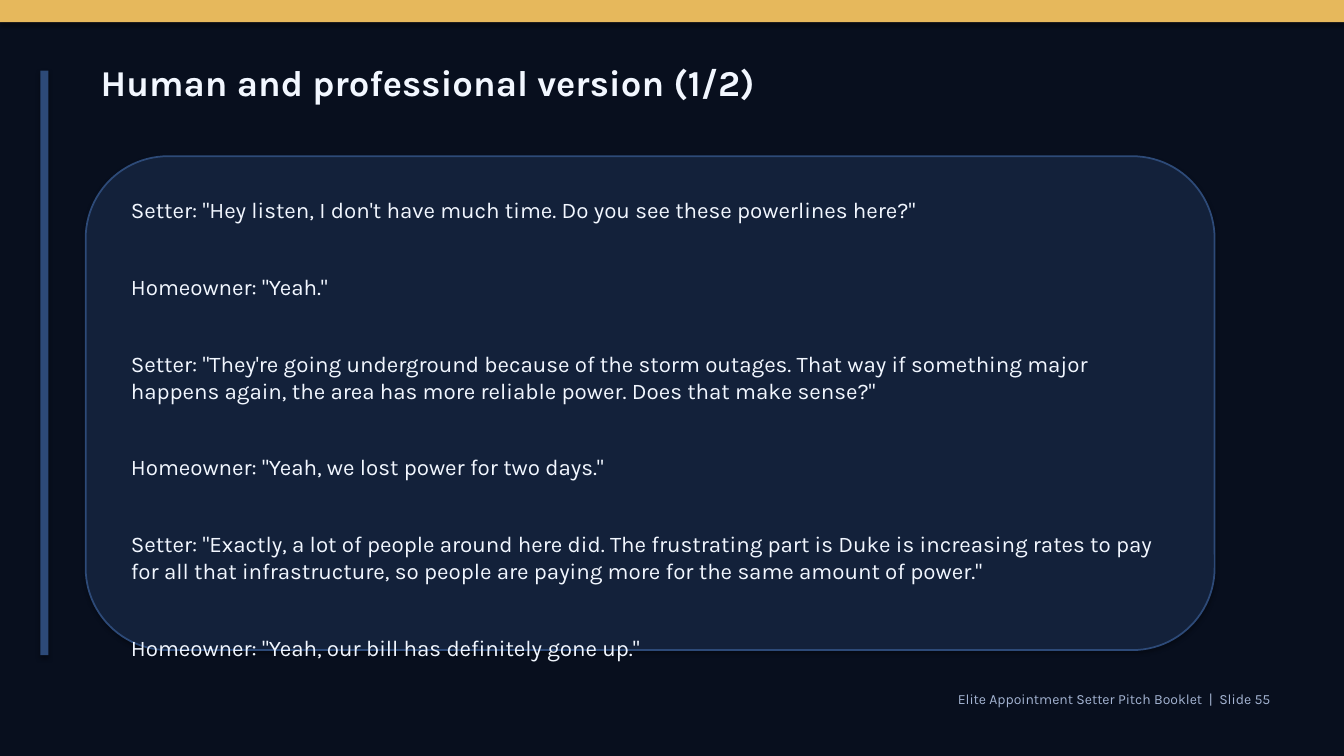
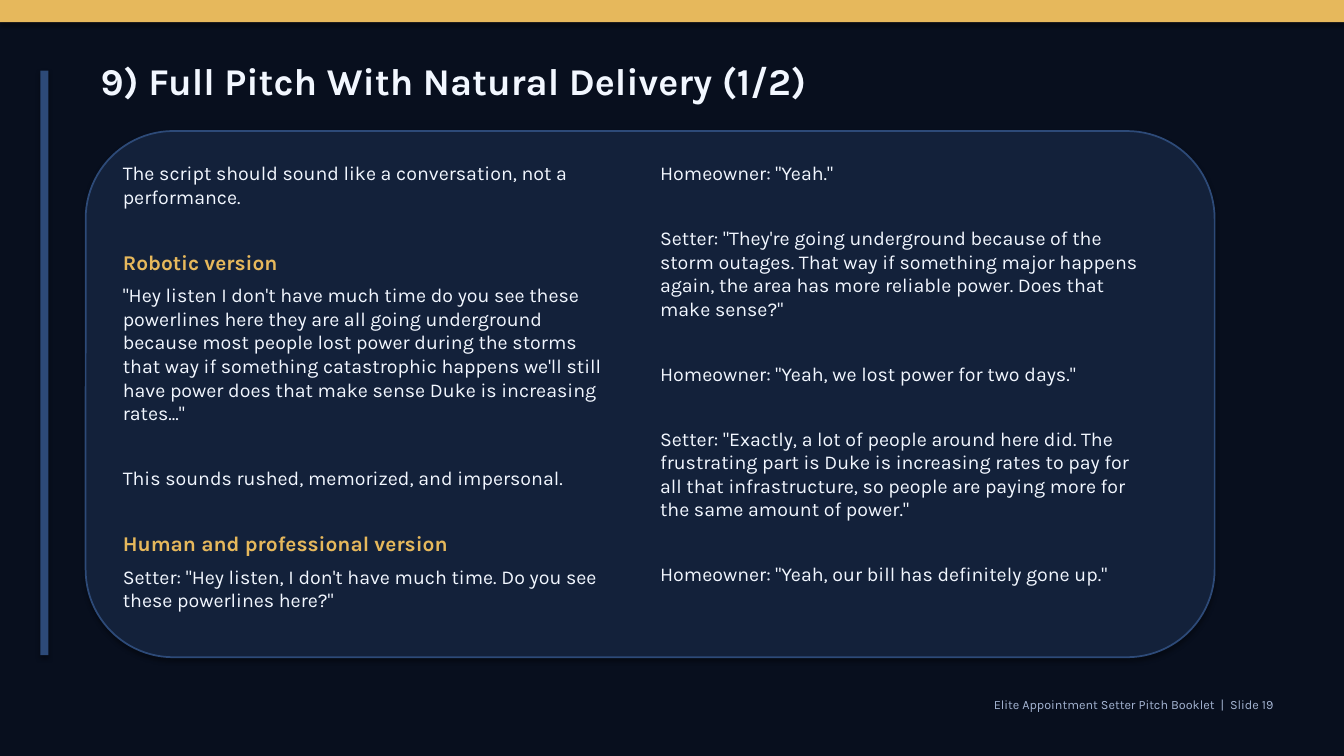
Before and after one commit to rvargas112902-ship-it/Solar-project, a slide deck: slide 19 of deliverables/APPOINTMENT_SETTER_HANDBOOK_ELITE_DECK.pptx (slide 55 before the commit). Drawn at 1344x756 pixels with LibreOffice and Linux fonts; fonts in the diff are those of the drawing. Boxes give left, top, right and bottom in pixels: in the first picture for what was removed or moved away, otherwise in the second. Text is boxed around its words. In the diff, an @@ line names an element or a change of style, - is before the commit and + after.

```diff
--- a/deliverables/APPOINTMENT_SETTER_HANDBOOK_ELITE_DECK.pptx
+++ b/deliverables/APPOINTMENT_SETTER_HANDBOOK_ELITE_DECK.pptx
@@ text at (x1=101, y1=66, x2=806, y2=104): text changed; size 26 to 27 pt @@
-Human and professional version (1/2)
+9) Full Pitch With Natural Delivery (1/2)
@@ rounded rectangle resized from (x1=86, y1=156, x2=1215, y2=650) to (x1=86, y1=131, x2=1215, y2=657) @@
@@ text added at (x1=123, y1=166, x2=602, y2=612), 14 pt, text #F2F7FF @@
+The script should sound like a conversation, not a performance.
+Robotic version
+"Hey listen I don't have much time do you see these powerlines here they are all going underground because most people lost power during the storms that way if something catastrophic happens we'll still have power does that make sense Duke is increasing rates..."
+This sounds rushed, memorized, and impersonal.
+Human and professional version
+Setter: "Hey listen, I don't have much time. Do you see these powerlines here?"
@@ text "Homeowner: "Yeah."" moved from (x1=131, y1=202, x2=1152, y2=585) to (x1=660, y1=166, x2=1137, y2=586) @@
@@ text "Homeowner: "Yeah."" at (x1=660, y1=166, x2=1137, y2=586): size 16 to 14 pt; less space between paragraphs @@
@@ text at (x1=131, y1=202, x2=915, y2=224): paragraph removed @@
-Setter: "Hey listen, I don't have much time. Do you see these powerlines here?"
@@ text at (x1=994, y1=700, x2=1273, y2=712): text changed; size 10 to 9 pt @@
-Elite Appointment Setter Pitch Booklet | Slide 55
+Elite Appointment Setter Pitch Booklet | Slide 19
```
Also in this commit, not shown: 78 other slides changed, 58 slides removed.
